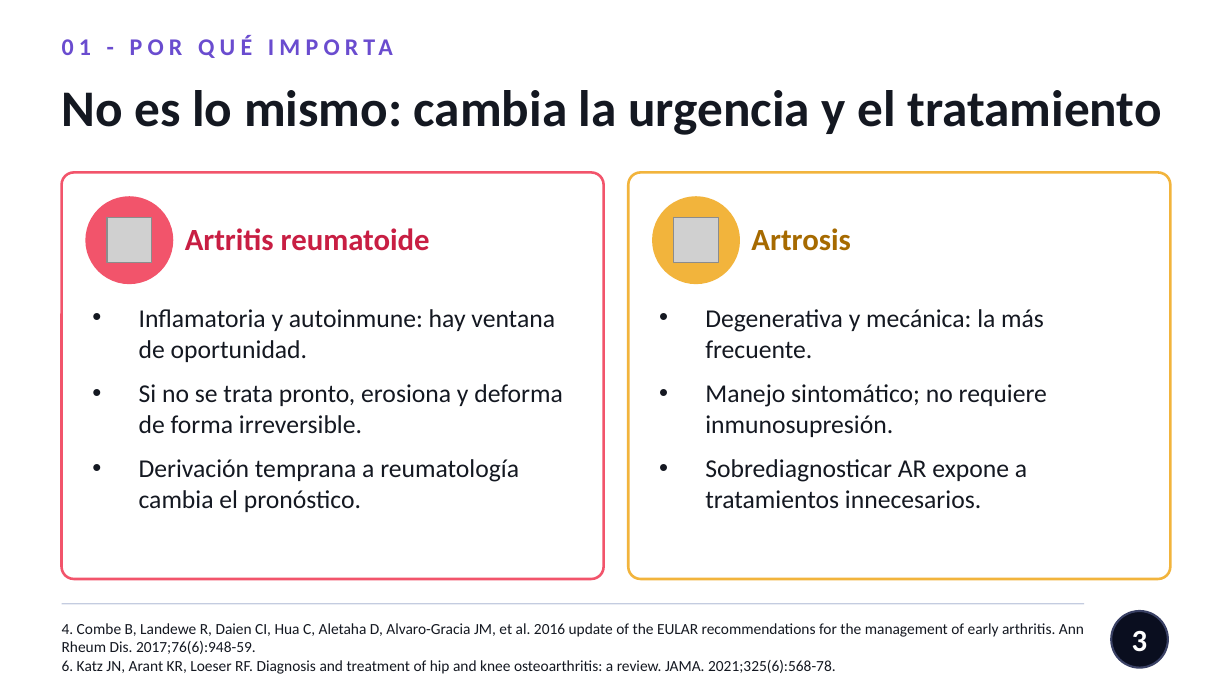
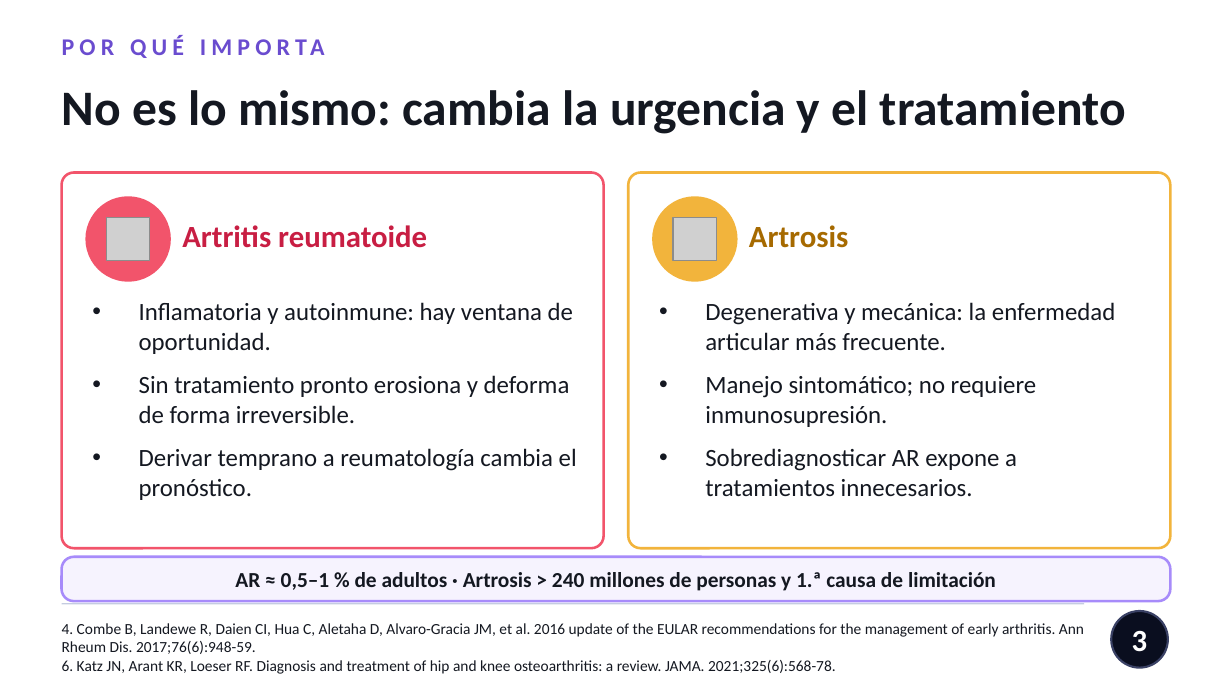
Before and after one commit to nestor120512/nes, a slide deck: slide 3 of Dx_AR_vs_artrosis.pptx. Drawn at 1232x693 pixels with LibreOffice and Linux fonts; fonts in the diff are those of the drawing; grey boxes stand for pictures. Boxes give left, top, right and bottom in pixels: in the first picture for what was removed or moved away, otherwise in the second. Text is boxed around its words. In the diff, an @@ line names an element or a change of style, - is before the commit and + after.

```diff
--- a/Dx_AR_vs_artrosis.pptx
+++ b/Dx_AR_vs_artrosis.pptx
@@ text at bbox=[62, 27, 1121, 64]: text changed @@
-01 - POR QUÉ IMPORTA
+POR QUÉ IMPORTA
@@ text "No es lo mismo: cambia ..." at bbox=[62, 90, 1126, 134]: size 30 to 29 pt @@
@@ rounded rectangle: place and size @@
-rounded rectangle at bbox=[62, 172, 604, 579]
+rounded rectangle at bbox=[62, 172, 604, 548]
@@ rounded rectangle at bbox=[62, 172, 604, 548]: proportions changed @@
@@ rounded rectangle at bbox=[628, 172, 1170, 548]: proportions changed @@
@@ rounded rectangle: place and size @@
-rounded rectangle at bbox=[628, 172, 1170, 579]
+rounded rectangle at bbox=[628, 172, 1170, 548]
@@ text at bbox=[139, 302, 573, 354]: size 15 to 14.5 pt in "Inflamatoria y autoinmune: hay ventana de oportunidad." @@
@@ text at bbox=[705, 302, 1115, 350]: text changed; size 15 to 14.5 pt @@
-• Degenerativa y mecánica: la más frecuente.
+• Degenerativa y mecánica: la enfermedad articular más frecuente.
@@ text at bbox=[139, 375, 577, 500]: text changed; size 15 to 14.5 pt @@
-• Si no se trata pronto, erosiona y deforma de forma irreversible.
-• Derivación temprana a reumatología cambia el pronóstico.
+• Sin tratamiento pronto erosiona y deforma de forma irreversible.
+• Derivar temprano a reumatología cambia el pronóstico.
@@ text at bbox=[705, 376, 1037, 496]: size 15 to 14.5 pt in "Manejo sintomático; no requiere inmunosupresión.", "Sobrediagnosticar AR expone a tratamientos innecesarios." @@
@@ rounded rectangle added at bbox=[62, 557, 1170, 601], fill #A78BFA at 10% opacity, outline #A78BFA 1.5 pt @@
@@ text added at bbox=[235, 572, 996, 591], 12.5 pt, text #141821, bold @@
+AR ≈ 0,5–1 % de adultos · Artrosis > 240 millones de personas y 1.ª causa de limitación
```
Also in this commit, not shown: 20 other slides changed, 1 slide added, 14 slides removed.
